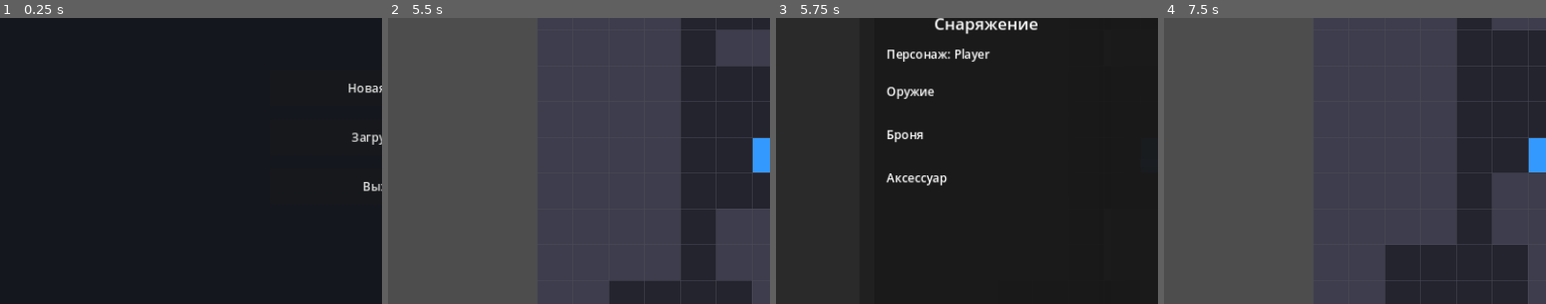
Above: before the commit, frames 1-4 (left to right).
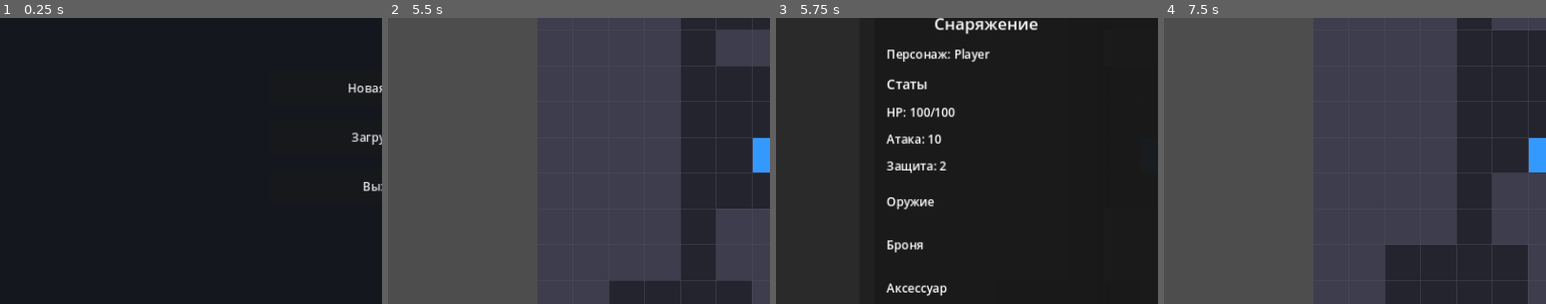
Above: after the commit, the same moments.

Repository: ProninNikita/rpgdungeon
Game: Godot game, scene res://scenes/ui/main_menu.tscn
The game is run twice, just before and just after one commit, with the same random seed, the same clock (stepped at 60 frames per second) and the same inputs.
Inputs:
- Up to frame 1 (0.25 s): no input
- Up to frame 2 (5.5 s): click "Новая игра" at 0.5 s; click "Базовый персонаж" at 1.25 s; tap Enter at 2, 3.5, 5 s; hold Right (ui_right) 2.03-2.78 s; tap Space at 2.75, 4.25 s; hold Down (ui_down) 2.78-3.53 s; hold Right (ui_right) 3.53-4.28 s; hold Up (ui_up) 4.28-5.03 s; hold Left (ui_left) from 5.03 s (still down)
- Up to frame 3 (5.75 s): keep holding Left (ui_left); tap I (inventory) at 5.65 s
- Up to frame 4 (7.5 s): release Left (ui_left) at 6.5 s; click "Закрыть" at 6.5 s; tap Space at 7.25 s; hold Down (ui_down) from 7.28 s (still down)
The pictures show only the part of the screen within x 0-50%, y 26-76%; the shares and areas given below are measured in that part.

Frames 1-2 are identical in both runs. In frame 3, 2.7% of the frame differs, in the area x 28-47%, y 21-98%; in frame 4, nothing differs.

Commit message:
Show character stats and passives

Diff:
--- a/scenes/ui/inventory_ui.tscn
+++ b/scenes/ui/inventory_ui.tscn
@@ -94,6 +94,31 @@
 text = "Персонаж: Player"
 vertical_alignment = 1
 
+[node name="StatsTitle" type="Label" parent="Window/Tabs/Equipment/Content/EquipmentPanel/EquipmentContent"]
+custom_minimum_size = Vector2(268, 28)
+layout_mode = 2
+text = "Статы"
+theme_override_font_sizes/font_size = 18
+vertical_alignment = 1
+
+[node name="HpLabel" type="Label" parent="Window/Tabs/Equipment/Content/EquipmentPanel/EquipmentContent"]
+custom_minimum_size = Vector2(268, 24)
+layout_mode = 2
+text = "HP: 100/100"
+vertical_alignment = 1
+
+[node name="AttackLabel" type="Label" parent="Window/Tabs/Equipment/Content/EquipmentPanel/EquipmentContent"]
+custom_minimum_size = Vector2(268, 24)
+layout_mode = 2
+text = "Атака: 10"
+vertical_alignment = 1
+
+[node name="DefenseLabel" type="Label" parent="Window/Tabs/Equipment/Content/EquipmentPanel/EquipmentContent"]
+custom_minimum_size = Vector2(268, 24)
+layout_mode = 2
+text = "Защита: 2"
+vertical_alignment = 1
+
 [node name="EquipmentSlots" type="GridContainer" parent="Window/Tabs/Equipment/Content/EquipmentPanel/EquipmentContent"]
 layout_mode = 2
 columns = 2
@@ -265,3 +290,4 @@
 text = "Пока нет пассивных способностей"
 horizontal_alignment = 1
 vertical_alignment = 1
+autowrap_mode = 2
--- a/scripts/inventory_ui.gd
+++ b/scripts/inventory_ui.gd
@@ -5,6 +5,10 @@
 @onready var close_button = $Window/Header/CloseButton
 @onready var tabs = $Window/Tabs
 @onready var character_label = $Window/Tabs/Equipment/Content/EquipmentPanel/EquipmentContent/CharacterLabel
+@onready var hp_label = $Window/Tabs/Equipment/Content/EquipmentPanel/EquipmentContent/HpLabel
+@onready var attack_label = $Window/Tabs/Equipment/Content/EquipmentPanel/EquipmentContent/AttackLabel
+@onready var defense_label = $Window/Tabs/Equipment/Content/EquipmentPanel/EquipmentContent/DefenseLabel
+@onready var passives_label = $Window/Tabs/Passives/PassivesContent/EmptyState
 
 func _ready() -> void:
 	tabs.set_tab_title(0, "Снаряжение")
@@ -30,3 +34,23 @@
 func refresh_character_info() -> void:
 	var player_stats = GameState.get_player_battle_stats()
 	character_label.text = "Персонаж: %s" % player_stats.get("name", "Player")
+	hp_label.text = "HP: %d/%d" % [int(player_stats.get("hp", 100)), int(player_stats.get("max_hp", 100))]
+	attack_label.text = "Атака: %d" % int(player_stats.get("attack", 10))
+	defense_label.text = "Защита: %d" % int(player_stats.get("defense", 2))
+	passives_label.text = get_passives_text(player_stats.get("passives", []))
+
+func get_passives_text(passives: Array) -> String:
+	if passives.is_empty():
+		return "Пока нет пассивных способностей"
+
+	var descriptions = []
+	for passive in passives:
+		descriptions.append(format_passive(passive))
+	return "\n\n".join(descriptions)
+
+func format_passive(passive: Dictionary) -> String:
+	if passive.get("id", "") == "vampirism":
+		var heal_percent = int(round(float(passive.get("heal_percent", 0.0)) * 100.0))
+		return "%s\nЛечит на %d%% от нанесённого урона после атаки." % [passive.get("name", "Vampirism"), heal_percent]
+
+	return "%s" % passive.get("name", "Unknown passive")
Not shown, changed: CHANGELOG.md
